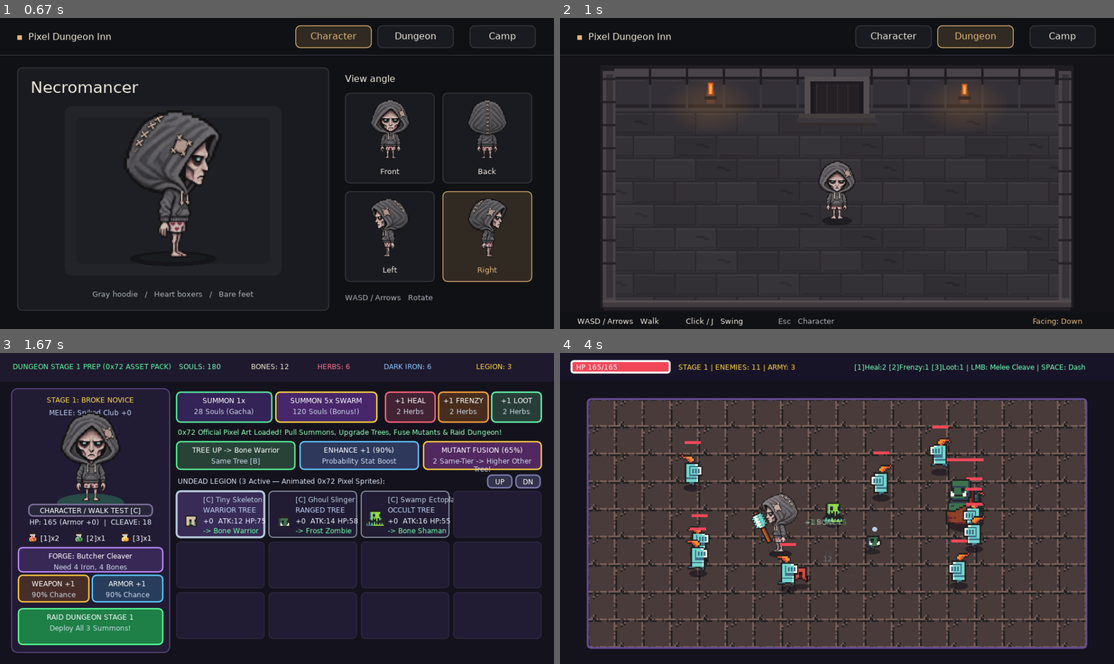
Above: before the commit, frames 1-4 (two rows, left to right).
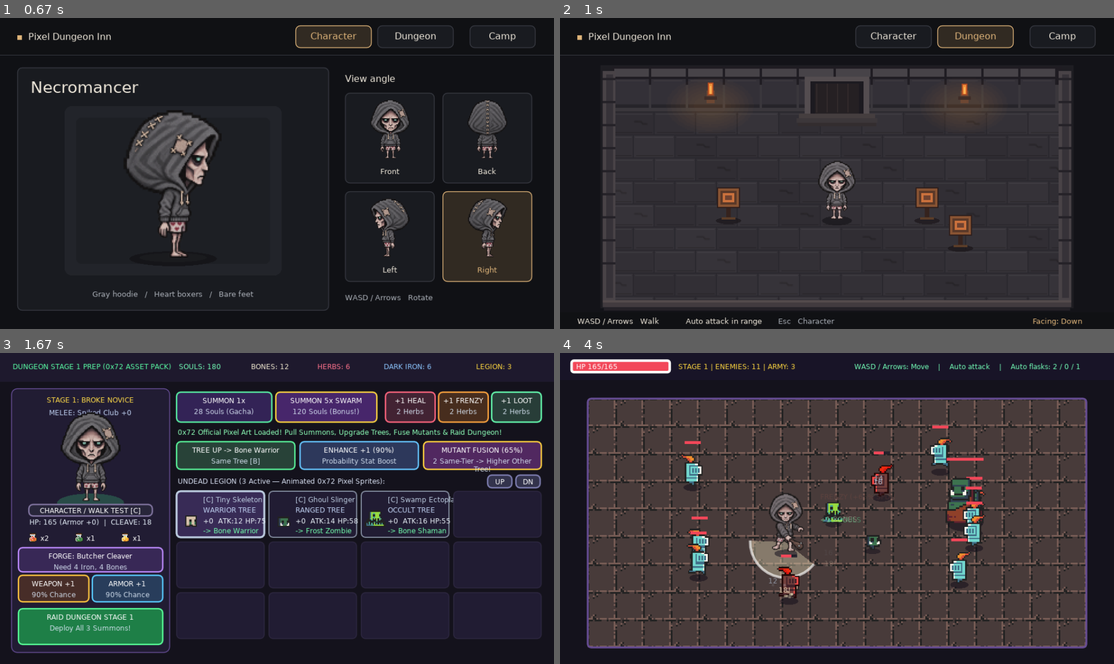
Above: after the commit, the same moments.

Repository: ohbahn85-cyber/pixel-dungeon-inn
Game: LÖVE game, started from game/main.lua
The game is run twice, just before and just after one commit, with the same random seed, the same clock (stepped at 60 frames per second) and the same inputs.
Inputs (mouse positions are in pixels of both pictures, inside the frame that each line leads up to):
- Up to frame 1 (0.67 s): hold Right from 0.33 s (still down)
- Up to frame 2 (1 s): release Right at 0.8 s; tap Enter at 0.83 s
- Up to frame 3 (1.67 s): hold Up 1.17-1.47 s; press the mouse at (504, 371) at 1.53 s; move the mouse to (288, 446) at 1.63 s
- Up to frame 4 (4 s): release the mouse at (637, 524) at 1.77 s; click "RAID DUNGEON STAGE 1" at 1.88 s; hold Right 2.17-2.63 s; hold Left 2.67-3.2 s; hold Down 3.23-3.53 s; hold Left 3.57-3.97 s

Frame 1 is identical in both runs. In frame 2, 1.0% of the frame differs, in the area x 22-75%, y 54-100%; in frame 3, 0.1%; in frame 4, 9.7%, in the area x 1-96%, y 1-96%.

Commit message:
Use automatic targeting and attacks in dungeons

Diff:
--- a/game/character_preview.lua
+++ b/game/character_preview.lua
@@ -1,15 +1,22 @@
 local Starter = require("starter_character")
+local Targeting = require("combat_targeting")
 local Preview = {}
 
 local lg = love.graphics
 local screen = "character"
 local portraitDirection = "down"
-local walker = { x = 240, y = 175, direction = "down", frame = 0, distance = 0 }
+local walker = { x = 240, y = 175, direction = "down", frame = 0, distance = 0, cooldown = 0 }
 local preferredDirection = "down"
 local room, headingFont, labelFont, smallFont
 
 local width, height = 960, 540
 local roomBounds = { left = 58, top = 98, right = 422, bottom = 237 }
+local attackReach, attackCooldown = 31, 0.38
+local trainingTargets = {
+    { x = 146, y = 175, radius = 9, hp = 1, flash = 0 },
+    { x = 318, y = 175, radius = 9, hp = 1, flash = 0 },
+    { x = 347, y = 199, radius = 9, hp = 1, flash = 0 },
+}
 local tabs = {
     { id = "character", label = "Character", x = 512, width = 132 },
     { id = "dungeon", label = "Dungeon", x = 654, width = 132 },
@@ -145,19 +152,14 @@
 
 local function changeScreen(nextScreen)
     screen = nextScreen
-    walker.frame, walker.distance, walker.attackElapsed = 0, 0, nil
+    walker.frame, walker.distance, walker.cooldown = 0, 0, 0
+    walker.attackElapsed, walker.attackTarget = nil, nil
     preferredDirection = walker.direction
+    for _, target in ipairs(trainingTargets) do target.flash = 0 end
 end
 
 function Preview.open()
     changeScreen("character")
-end
-
-local function startAttack(direction)
-    if walker.attackElapsed then return end
-    walker.attackElapsed = 0
-    walker.direction, preferredDirection = direction, direction
-    walker.frame, walker.distance = 0, 0
 end
 
 function Preview.keypressed(key)
@@ -167,9 +169,6 @@
         if key == "return" then changeScreen("dungeon") end
     elseif key == "escape" then
         changeScreen("character")
-    elseif key == "j" then
-        local dx, dy = Starter.movementInput()
-        startAttack(Starter.facing(dx, dy, preferredDirection))
     elseif direction then
         preferredDirection = direction
     end
@@ -187,20 +186,11 @@
         for _, view in ipairs(views) do
             if inside(x, y, view.x, view.y, 155, 157) then portraitDirection = view.id end
         end
-    elseif inside(x, y, 0, 65, width, 446) then
-        startAttack(Starter.attackFacing(x / 2 - walker.x, y / 2 - (walker.y - 18), walker.direction))
     end
 end
 
 function Preview.update(dt)
     if screen ~= "dungeon" then return end
-
-    if walker.attackElapsed then
-        walker.attackElapsed = walker.attackElapsed + dt
-        if walker.attackElapsed < Starter.attackDuration then return end
-        dt = walker.attackElapsed - Starter.attackDuration
-        walker.attackElapsed = nil
-    end
 
     local dx, dy = Starter.movementInput()
     walker.direction = Starter.facing(dx, dy, preferredDirection)
@@ -216,6 +206,35 @@
         walker.distance, walker.frame = 0, 0
     end
     if dx == 0 and dy == 0 then preferredDirection = walker.direction end
+
+    for _, target in ipairs(trainingTargets) do
+        target.flash = math.max(0, target.flash - dt)
+    end
+
+    if walker.attackElapsed then
+        local elapsed = walker.attackElapsed + dt
+        if walker.attackElapsed < Starter.attackWindup and elapsed >= Starter.attackWindup then
+            local target = walker.attackTarget
+            local ox, oy = target.x - walker.x, target.y - walker.y
+            local reach = attackReach + target.radius
+            if ox * ox + oy * oy <= reach * reach then target.flash = 0.14 end
+        end
+        if elapsed >= Starter.attackDuration then
+            walker.attackElapsed, walker.attackTarget = nil, nil
+        else
+            walker.attackElapsed = elapsed
+        end
+    end
+
+    walker.cooldown = math.max(0, walker.cooldown - dt)
+    if walker.cooldown == 0 then
+        local target = Targeting.nearest(trainingTargets, walker.x, walker.y, attackReach)
+        if target then
+            walker.attackTarget, walker.attackElapsed = target, 0
+            walker.attackDirection = Starter.attackFacing(target.x - walker.x, target.y - walker.y, "right")
+            walker.cooldown = attackCooldown
+        end
+    end
 end
 
 local function drawHeader()
@@ -276,6 +295,20 @@
     lg.pop()
 end
 
+local function drawTrainingTarget(target)
+    local x, y = target.x, target.y
+    local lit = target.flash > 0
+    lg.setColor(0.09, 0.07, 0.08, 0.6)
+    lg.ellipse("fill", x, y + 1, 11, 3)
+    filled({ 0.21, 0.14, 0.12 }, x - 2, y - 16, 4, 16)
+    filled({ 0.36, 0.24, 0.16 }, x - 6, y - 2, 12, 2)
+    filled({ 0.18, 0.12, 0.11 }, x - 10, y - 28, 20, 18)
+    filled(lit and { 0.92, 0.70, 0.48 } or { 0.54, 0.33, 0.20 }, x - 9, y - 27, 18, 16)
+    filled({ 0.35, 0.22, 0.16 }, x - 7, y - 25, 14, 12)
+    filled(lit and { 1.0, 0.94, 0.72 } or { 0.8, 0.45, 0.24 }, x - 5, y - 23, 10, 8)
+    filled({ 0.44, 0.26, 0.19 }, x - 3, y - 21, 6, 4)
+end
+
 local function drawDungeon(time)
     lg.setColor(1, 1, 1, 1)
     lg.draw(room, 0, 0, 0, 2, 2)
@@ -288,24 +321,33 @@
         filled({ 0.94, 0.56, 0.23 }, x - 1, 59 - flicker, 3, 7 + flicker)
         filled({ 1.0, 0.74, 0.36 }, x, 61 - flicker, 1, 5 + flicker)
     end
+    for _, target in ipairs(trainingTargets) do
+        if target.y <= walker.y then drawTrainingTarget(target) end
+    end
+
     local x, y = math.floor(walker.x + 0.5), math.floor(walker.y + 0.5)
     lg.setColor(0.074, 0.065, 0.083, 0.60)
     lg.ellipse("fill", x, y + 1, 13, 4)
     if walker.attackElapsed then
-        drawAttackTrail(x, y, walker.direction, walker.attackElapsed)
+        drawAttackTrail(x, y, walker.attackDirection, walker.attackElapsed)
         lg.setColor(1, 1, 1, 1)
-        Starter.drawAttack(walker.direction, walker.attackElapsed, x, y, 1)
+        Starter.drawAttack(walker.attackDirection, walker.attackElapsed, x, y, 1)
     else
         lg.setColor(1, 1, 1, 1)
         Starter.drawWalk(walker.direction, walker.frame, x, y, 1)
     end
+
+    for _, target in ipairs(trainingTargets) do
+        if target.y > walker.y then drawTrainingTarget(target) end
+    end
     lg.pop()
 
     filled(color.background, 0, 511, width, 29)
     text("WASD / Arrows   Walk", smallFont, color.text, 30, 518)
-    text("Click / J   Swing", smallFont, color.text, 218, 518)
+    text("Auto attack in range", smallFont, color.text, 218, 518)
     text("Esc   Character", smallFont, color.muted, 378, 518)
-    text("Facing: " .. directionLabels[walker.direction], smallFont, color.accent, 819, 518)
+    local facing = walker.attackElapsed and walker.attackDirection or walker.direction
+    text("Facing: " .. directionLabels[facing], smallFont, color.accent, 819, 518)
 end
 
 function Preview.draw(time)
--- /dev/null
+++ b/game/combat_targeting.lua
@@ -0,0 +1,19 @@
+local Targeting = {}
+
+function Targeting.nearest(targets, x, y, reach)
+    local nearest
+    local minimum = math.huge
+    for _, target in ipairs(targets) do
+        if target.hp > 0 then
+            local dx, dy = target.x - x, target.y - y
+            local distance = dx * dx + dy * dy
+            local range = reach and reach + target.radius
+            if distance < minimum and (not range or distance <= range * range) then
+                nearest, minimum = target, distance
+            end
+        end
+    end
+    if nearest then return nearest, math.sqrt(minimum) end
+end
+
+return Targeting
--- a/game/main.lua
+++ b/game/main.lua
@@ -2,6 +2,7 @@
 -- Love2D + Lua
 
 local Starter = require("starter_character")
+local Targeting = require("combat_targeting")
 local CharacterPreview = require("character_preview")
 
 local atlasImg
@@ -20,12 +21,8 @@
     iron = 6,
 }
 
--- 포션 인벤토리 (전투 중 [1], [2], [3] 키로 즉시 사용)
-local potions = {
-    heal = 2,   -- [1] Red Flask: 군단 전체 45% 회복
-    frenzy = 1, -- [2] Green Flask: 10초간 군단 공격/이동속도 +65%
-    soul = 1,   -- [3] Yellow Flask: 전리품 2배 자석
-}
+-- Camp flasks are consumed automatically during combat.
+local potions = { heal = 2, frenzy = 1, soul = 1 }
 
 -- 0x72 에셋 기반 네크로맨서 근접 무기 5단계 (네크로맨서는 근접 무기만 가능!)
 local WEAPONS = {
@@ -53,15 +50,13 @@
     swingTimer = 0,
     swingDuration = 0.20,
     swingAngle = 0,
+    swingDirection = "down",
+    swingFacing = 1,
     swingPending = false,
     swingCooldown = 0,
-    dashTimer = 0,
-    dashCooldown = 0,
-    dashDx = 0, dashDy = 0,
     invulnTimer = 0,
     frenzyTimer = 0,
     soulBoostTimer = 0,
-    afterimages = {},
 }
 
 -- 0x72 에셋 기반 12종 소환수 상향 트리 (4계보 x 3단계)
@@ -481,7 +476,7 @@
     end
     res.herbs = res.herbs - 2
     potions[pType] = potions[pType] + 1
-    setBanner("BREWED POTION! +1 " .. string.upper(pType) .. " FLASK ready for Dungeon keys [1/2/3]!", {0.45, 1.0, 0.65})
+    setBanner("BREWED POTION! +1 " .. string.upper(pType) .. " FLASK ready for automatic use!", {0.45, 1.0, 0.65})
 end
 
 -- ==============================================================================
@@ -496,9 +491,8 @@
     necro.direction, necro.walkFrame, necro.walkDistance = "down", 0, 0
     necro.moving = false
     necro.swingTimer, necro.swingCooldown, necro.swingPending = 0, 0, false
-    necro.dashTimer = 0; necro.invulnTimer = 0.6
+    necro.invulnTimer = 0.6
     necro.frenzyTimer = 0; necro.soulBoostTimer = 0
-    necro.afterimages = {}
     dungeonLootEarned = { souls = 0, bones = 0, herbs = 0, iron = 0 }
 
     activeSummons = {}
@@ -581,12 +575,12 @@
     local hitCount = 0
     for _, e in ipairs(enemies) do
         local dx = e.x - necro.x
-        local dy = (e.y - 16) - (necro.y - 20)
-        local dist = math.sqrt(dx * dx + dy * dy)
-        if dist <= wp.arcRadius + e.radius then
+        local dy = e.y - necro.y
+        local reach = wp.arcRadius + e.radius
+        if e.hp > 0 and dx * dx + dy * dy <= reach * reach then
             local angToEnemy = math.atan2(dy, dx)
             local diff = math.atan2(math.sin(angToEnemy - necro.swingAngle), math.cos(angToEnemy - necro.swingAngle))
-            if math.abs(diff) <= 1.45 then
+            if (dx == 0 and dy == 0) or math.abs(diff) <= 1.45 then
                 e.hp = e.hp - atk
                 e.hitFlash = 0.14
                 local push = e.isBoss and 6 or 18
@@ -601,26 +595,24 @@
     if hitCount > 0 then addShake(0.10, math.min(7, 2 + hitCount)) end
 end
 
-local function startNecroMeleeSwing()
-    local mx, my = love.mouse.getPosition()
-    local dx, dy = mx - necro.x, my - (necro.y - 20)
+local function startNecroMeleeSwing(target, weapon)
+    local dx, dy = target.x - necro.x, target.y - necro.y
     necro.swingAngle = math.atan2(dy, dx)
-    necro.facing = (dx >= 0) and 1 or -1
-    necro.swingCooldown = WEAPONS[necro.weaponIdx].cd
+    necro.swingDirection = Starter.attackFacing(dx, dy, "right")
+    necro.swingFacing = dx >= 0 and 1 or -1
+    necro.swingCooldown = weapon.cd
     local starterSwing = usesStarterSwing()
     necro.swingDuration = starterSwing and Starter.attackDuration or 0.20
     necro.swingTimer = necro.swingDuration
     if starterSwing then
-        necro.direction = Starter.attackFacing(dx, dy, necro.direction)
         necro.swingPending = true
     else
         applyNecroMeleeSwing()
     end
 end
 
-local function useBattlePotion(slot)
-    if mode ~= "battle" then return end
-    if slot == 1 and potions.heal > 0 then
+local function useBattlePotion(kind)
+    if kind == "heal" and potions.heal > 0 then
         potions.heal = potions.heal - 1
         necro.hp = math.min(necro.maxHp, necro.hp + math.floor(necro.maxHp * 0.45))
         for _, s in ipairs(activeSummons) do
@@ -628,12 +620,12 @@
         end
         spawnPop(necro.x, necro.y - 45, "+45% ARMY HEAL!", {0.35, 1.0, 0.55})
         spawnParticles(necro.x, necro.y - 20, {0.35, 1.0, 0.55}, 22, 130)
-    elseif slot == 2 and potions.frenzy > 0 then
+    elseif kind == "frenzy" and potions.frenzy > 0 then
         potions.frenzy = potions.frenzy - 1
         necro.frenzyTimer = 10.0
         spawnPop(necro.x, necro.y - 45, "FRENZY (+65% SPD)!", {1.0, 0.45, 0.35})
         spawnParticles(necro.x, necro.y - 20, {1.0, 0.45, 0.35}, 22, 140)
-    elseif slot == 3 and potions.soul > 0 then
+    elseif kind == "soul" and potions.soul > 0 then
         potions.soul = potions.soul - 1
         necro.soulBoostTimer = 8.0
         spawnPop(necro.x, necro.y - 45, "2X LOOT MAGNET!", {1.0, 0.85, 0.25})
@@ -643,7 +635,6 @@
 local function updateBattle(dt)
     necro.swingTimer = math.max(0, necro.swingTimer - dt)
     necro.swingCooldown = math.max(0, necro.swingCooldown - dt)
-    necro.dashCooldown = math.max(0, necro.dashCooldown - dt)
     necro.invulnTimer = math.max(0, necro.invulnTimer - dt)
     necro.frenzyTimer = math.max(0, necro.frenzyTimer - dt)
     necro.soulBoostTimer = math.max(0, necro.soulBoostTimer - dt)
@@ -652,42 +643,34 @@
     necro.moving = dx ~= 0 or dy ~= 0
     if dx ~= 0 then necro.facing = dx > 0 and 1 or -1 end
     local oldX, oldY = necro.x, necro.y
-    local dashing = necro.dashTimer > 0
-
-    if dashing then
-        necro.dashTimer = necro.dashTimer - dt
-        necro.direction = Starter.facing(necro.dashDx, necro.dashDy, necro.direction)
-        necro.x = necro.x + necro.dashDx * 540 * dt
-        necro.y = necro.y + necro.dashDy * 540 * dt
-        table.insert(necro.afterimages, { x = necro.x, y = necro.y, direction = necro.direction, life = 0.20 })
-    elseif not usesStarterSwing() or necro.swingTimer <= 0 then
-        necro.direction = Starter.facing(dx, dy, necro.direction)
-        necro.x = necro.x + dx * 190 * dt
-        necro.y = necro.y + dy * 190 * dt
-    end
-
-    necro.x = math.max(54, math.min(906, necro.x))
-    necro.y = math.max(84, math.min(495, necro.y))
+    necro.direction = Starter.facing(dx, dy, necro.direction)
+    necro.x = math.max(54, math.min(906, necro.x + dx * 190 * dt))
+    necro.y = math.max(84, math.min(495, necro.y + dy * 190 * dt))
     local movedX, movedY = necro.x - oldX, necro.y - oldY
     local distance = math.sqrt(movedX * movedX + movedY * movedY)
-    if distance > 0 and not dashing then
+    if distance > 0 then
         necro.walkDistance = necro.walkDistance + distance / 2
         necro.walkFrame = Starter.walkFrame(necro.walkDistance)
     else
         necro.walkDistance, necro.walkFrame = 0, 0
     end
 
-    for i = #necro.afterimages, 1, -1 do
-        necro.afterimages[i].life = necro.afterimages[i].life - dt
-        if necro.afterimages[i].life <= 0 then table.remove(necro.afterimages, i) end
+    if necro.hp <= necro.maxHp * 0.5 then useBattlePotion("heal") end
+    if #lootDrops >= 4 and #enemies > 0 and necro.soulBoostTimer <= 0 then
+        useBattlePotion("soul")
     end
 
     if necro.swingPending and necro.swingDuration - necro.swingTimer >= Starter.attackWindup then
         necro.swingPending = false
         applyNecroMeleeSwing()
     end
-    if love.mouse.isDown(1) and necro.swingCooldown <= 0 and (not dashing or not usesStarterSwing()) then
-        startNecroMeleeSwing()
+    if necro.swingCooldown <= 0 then
+        local weapon = WEAPONS[necro.weaponIdx]
+        local target = Targeting.nearest(enemies, necro.x, necro.y, weapon.arcRadius)
+        if target then
+            if #activeSummons > 0 and necro.frenzyTimer <= 0 then useBattlePotion("frenzy") end
+            startNecroMeleeSwing(target, weapon)
+        end
     end
 
     local spdMult = (necro.frenzyTimer > 0) and 1.65 or 1.0
@@ -696,11 +679,7 @@
         s.cdTimer = math.max(0, s.cdTimer - dt * spdMult)
         s.hitFlash = math.max(0, s.hitFlash - dt)
 
-        local nearest, bestDist = nil, 99999
-        for _, e in ipairs(enemies) do
-            local d = math.sqrt((e.x - s.x)^2 + (e.y - s.y)^2)
-            if d < bestDist then bestDist = d; nearest = e end
-        end
+        local nearest, bestDist = Targeting.nearest(enemies, s.x, s.y)
 
         local mvx, mvy = 0, 0
         if nearest then
@@ -761,7 +740,7 @@
         p.x = p.x + p.vx * dt; p.y = p.y + p.vy * dt; p.life = p.life - dt
         local hit = false
         for _, e in ipairs(enemies) do
-            if math.sqrt((e.x - p.x)^2 + ((e.y - 14) - p.y)^2) < e.radius + 5 then
+            if e.hp > 0 and math.sqrt((e.x - p.x)^2 + ((e.y - 14) - p.y)^2) < e.radius + 5 then
                 e.hp = e.hp - p.dmg
                 e.hitFlash = 0.10
                 spawnPop(e.x, e.y - 24, tostring(p.dmg), p.col)
@@ -903,28 +882,6 @@
     elseif mode == "camp" and key == "c" then
         CharacterPreview.open()
         mode = "preview"
-    elseif mode == "battle" then
-        if key == "space" or key == "lshift" then
-            if necro.dashCooldown <= 0 then
-                local dx, dy = Starter.movementInput()
-                if dx == 0 and dy == 0 then
-                    local mx, my = love.mouse.getPosition()
-                    local ang = math.atan2(my - necro.y, mx - necro.x)
-                    dx, dy = math.cos(ang), math.sin(ang)
-                end
-                if usesStarterSwing() then
-                    necro.swingTimer, necro.swingPending = 0, false
-                end
-                necro.dashDx, necro.dashDy = dx, dy
-                necro.dashTimer = 0.14
-                necro.dashCooldown = 0.60
-                necro.invulnTimer = 0.25
-                spawnParticles(necro.x, necro.y - 16, {0.35, 1.0, 0.65}, 8, 95)
-            end
-        elseif key == "1" then useBattlePotion(1)
-        elseif key == "2" then useBattlePotion(2)
-        elseif key == "3" then useBattlePotion(3)
-        end
     elseif mode == "victory" or mode == "gameover" then
         if key == "space" or key == "return" then
             mode = "camp"
@@ -1022,8 +979,9 @@
     if not q then return end
 
     love.graphics.push()
-    love.graphics.translate(cx + 7 * scale * necro.facing, cy - 8 * scale)
-    local ang = (necro.facing == 1) and 0.45 or -0.45
+    local facing = swingRatio > 0 and necro.swingFacing or necro.facing
+    love.graphics.translate(cx + 7 * scale * facing, cy - 8 * scale)
+    local ang = facing == 1 and 0.45 or -0.45
     if swingRatio > 0 then
         ang = necro.swingAngle + math.pi * 0.5 - 1.2 + (1 - swingRatio) * 2.4
     end
@@ -1083,11 +1041,11 @@
     -- 0x72 정품 포션 플라스크 아이콘 표시
     love.graphics.setColor(1, 1, 1, 1)
     love.graphics.draw(atlasImg, quads.flask_red, 45, 308, 0, 1.5, 1.5)
-    love.graphics.print("[1]x" .. potions.heal, 70, 314)
+    love.graphics.print("x" .. potions.heal, 70, 314)
     love.graphics.draw(atlasImg, quads.flask_green, 125, 308, 0, 1.5, 1.5)
-    love.graphics.print("[2]x" .. potions.frenzy, 150, 314)
+    love.graphics.print("x" .. potions.frenzy, 150, 314)
     love.graphics.draw(atlasImg, quads.flask_yellow, 205, 308, 0, 1.5, 1.5)
-    love.graphics.print("[3]x" .. potions.soul, 230, 314)
+    love.graphics.print("x" .. potions.soul, 230, 314)
 
     local nextWp = WEAPONS[necro.weaponIdx + 1]
     local forgeSub = nextWp and ("Need " .. nextWp.costIron .. " Iron, " .. nextWp.costBones .. " Bones") or "MAX WEAPON TIER"
@@ -1231,16 +1189,7 @@
         love.graphics.arc("line", "open", necro.x, necro.y - 18, wp.arcRadius, necro.swingAngle - 1.25, necro.swingAngle + 1.25)
     end
 
-    -- 대시 잔상
     local stAnim = quads.necro_stages[necro.stage]
-    for _, af in ipairs(necro.afterimages) do
-        love.graphics.setColor(0.35, 1.0, 0.65, af.life * 2.2)
-        if necro.stage == 1 then
-            Starter.drawWalk(af.direction, 0, af.x, af.y, 2)
-        else
-            love.graphics.draw(atlasImg, stAnim.run[1], af.x, af.y, 0, 3 * necro.facing, 3, stAnim.w / 2, stAnim.h)
-        end
-    end
 
     -- Y좌표 깊이 정렬 후 0x72 4프레임 애니메이션 렌더링
     local drawList = { { kind = "necro", y = necro.y } }
@@ -1255,14 +1204,15 @@
             love.graphics.setColor(1, 1, 1, 1)
             local x, y = math.floor(necro.x), math.floor(necro.y)
             if usesStarterSwing() and necro.swingTimer > 0 then
-                Starter.drawAttack(necro.direction, swingElapsed, x, y, 2)
+                Starter.drawAttack(necro.swingDirection, swingElapsed, x, y, 2)
             else
                 if necro.stage == 1 then
                     Starter.drawWalk(necro.direction, necro.walkFrame, x, y, 2)
                 else
                     local nf = getAnimFrame(0)
                     local nQuad = necro.moving and stAnim.run[nf] or stAnim.idle[nf]
-                    love.graphics.draw(atlasImg, nQuad, x, y, 0, 3 * necro.facing, 3, stAnim.w / 2, stAnim.h)
+                    local facing = necro.swingTimer > 0 and necro.swingFacing or necro.facing
+                    love.graphics.draw(atlasImg, nQuad, x, y, 0, 3 * facing, 3, stAnim.w / 2, stAnim.h)
                 end
                 draw0x72MeleeWeapon(necro.x, necro.y, 3.0, necro.swingTimer / necro.swingDuration)
             end
@@ -1312,7 +1262,8 @@
     love.graphics.setColor(1.0, 0.85, 0.25, 1)
     love.graphics.print("STAGE " .. dungeonStage .. " | ENEMIES: " .. #enemies .. " | ARMY: " .. #activeSummons, 205, 17)
     love.graphics.setColor(0.45, 1.0, 0.72, 1)
-    love.graphics.print("[1]Heal:" .. potions.heal .. " [2]Frenzy:" .. potions.frenzy .. " [3]Loot:" .. potions.soul .. " | LMB: Melee Cleave | SPACE: Dash", 510, 17)
+    love.graphics.print("WASD / Arrows: Move    |    Auto attack    |    Auto flasks: "
+        .. potions.heal .. " / " .. potions.frenzy .. " / " .. potions.soul, 510, 17)
 end
 
 function love.draw()
